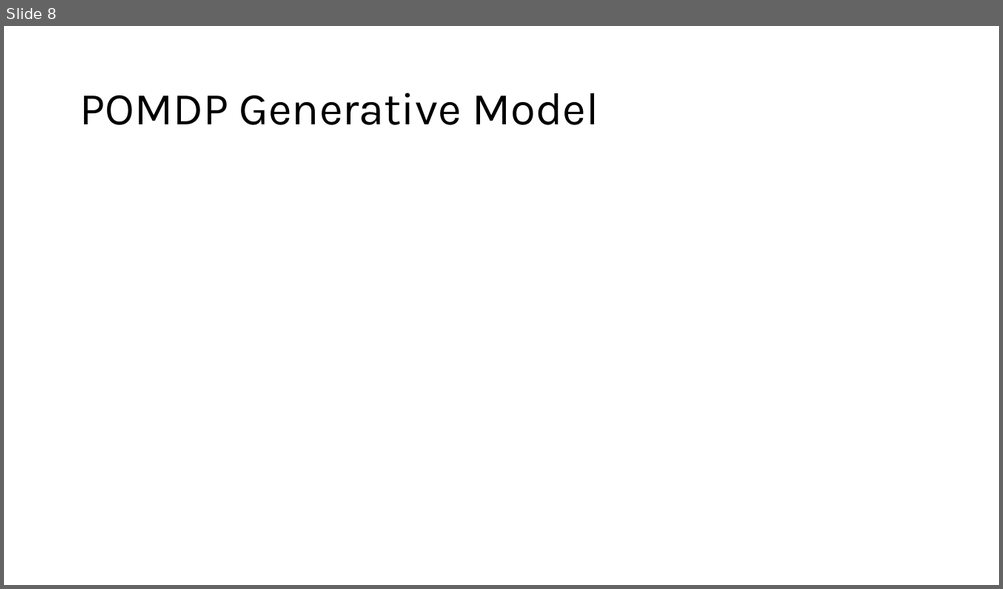
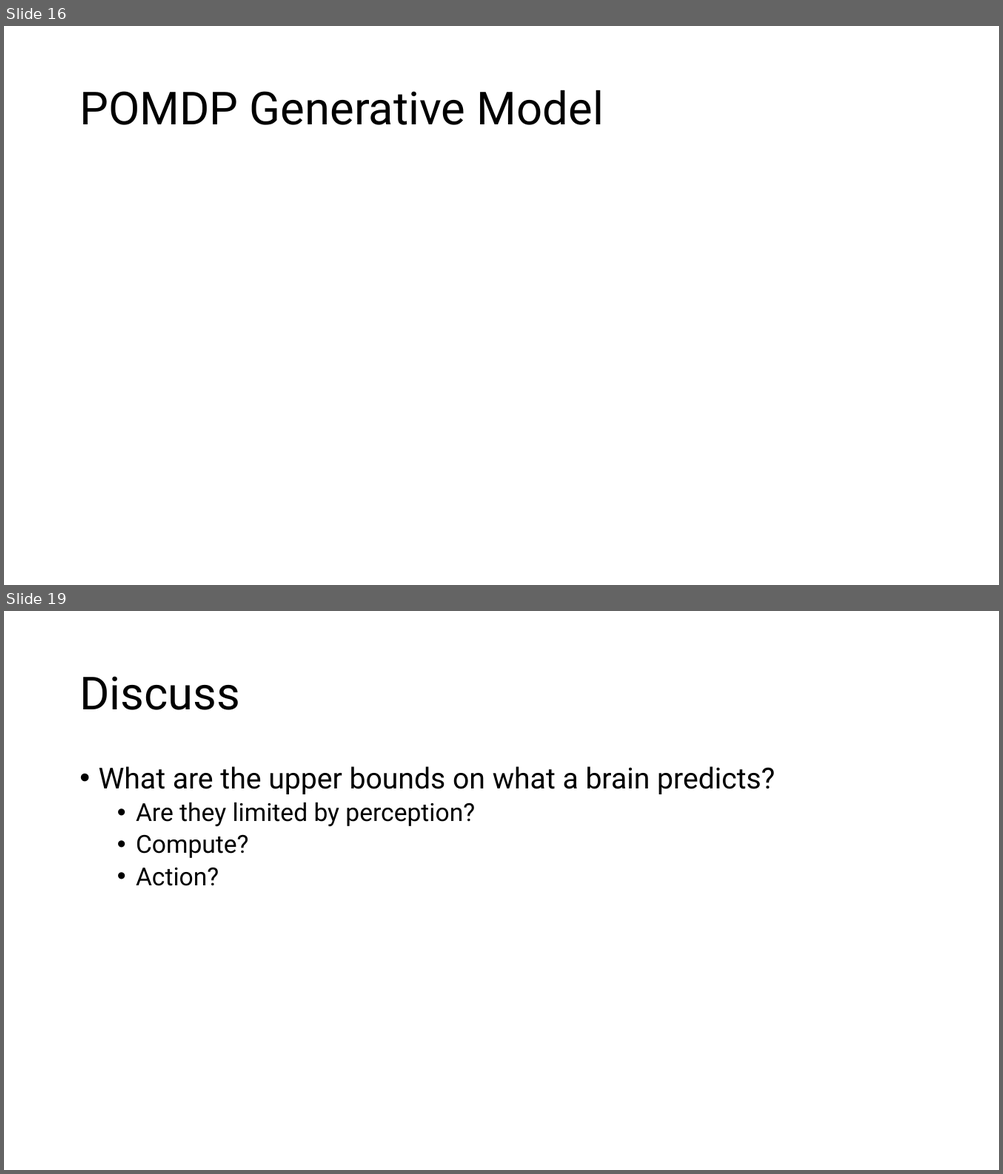
Before and after one commit to nghess/cnjc, a slide deck: in_vitro_free_energy/free_energy.pptx. Shown one above the other, each under a label of ours: slide 8 before the commit, slides 16 and 19 after it; the slides between them are not shown. The pictures are 1003x589 and 1003x1174 pixels, drawn with LibreOffice and Linux fonts; fonts in the diff are those of the drawing. Boxes give left, top, right and bottom in pixels: in the first picture for what was removed or moved away, otherwise in the second. Text is boxed around its words. In the diff, an @@ line names an element or a change of style, - is before the commit and + after.

```diff
--- a/in_vitro_free_energy/free_energy.pptx
+++ b/in_vitro_free_energy/free_energy.pptx
@@ slide 19 added at (4, 611, 999, 1170), background #FFFFFF @@
@@ title added at (79, 676, 240, 710), 44 pt, text #000000 @@
+Discuss
@@ text added at (99, 766, 774, 886), 28 pt, text #000000 @@
+• What are the upper bounds on what a brain predicts?
+  • Are they limited by perception?
+  • Compute?
+  • Action?
@@ what was slide 8 is now slide 16 @@
@@ slide 16 changed as well @@
@@ title "POMDP Generative Model" at (79, 90, 603, 125): font Karla to Roboto @@
```
Also in this commit, not shown: 5 other slides changed, 12 other slides added, 2 slides removed, 5 other files.
